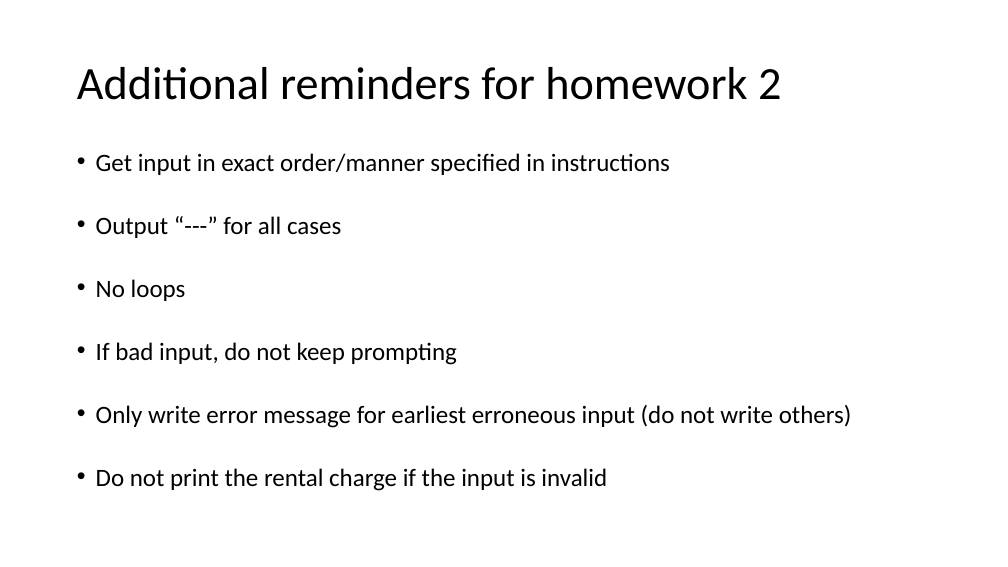
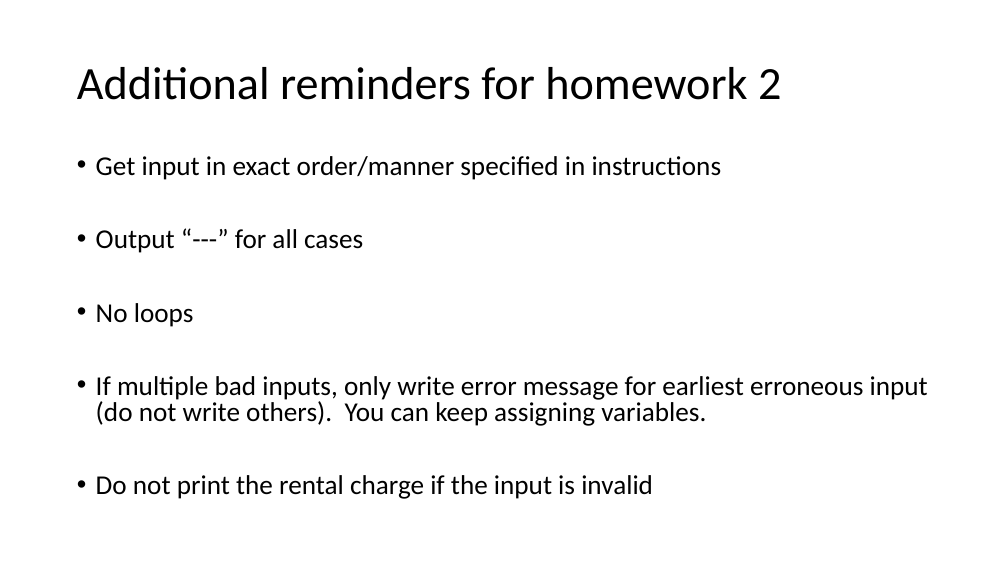
Before and after one commit to jzou1115/CS31_code, a slide deck: slide 15 of week2/week2_JZ.pptx (slide 14 before the commit). Drawn at 1008x567 pixels with LibreOffice and Linux fonts; fonts in the diff are those of the drawing. Boxes give left, top, right and bottom in pixels: in the first picture for what was removed or moved away, otherwise in the second. Text is boxed around its words. In the diff, an @@ line names an element or a change of style, - is before the commit and + after.

Commit message:
added juice, forLoops

```diff
--- a/week2/week2_JZ.pptx
+++ b/week2/week2_JZ.pptx
@@ text at bbox=[96, 156, 722, 499]: size 23.8 to 25.9 pt in "Get input in exact order/manner specified in ...", "Output “---” for all cases", "No loops", "Do not print the rental charge if ..."; line spacing 0.7 to 0.8 @@
@@ text at bbox=[96, 376, 928, 426]: text changed; size 23.8 to 25.9 pt @@
-• If bad input, do not keep prompting
-• Only write error message for earliest erroneous input (do not write others)
+• If multiple bad inputs, only write error message for earliest erroneous input (do not write others). You can keep assigning variables.
```
Also in this commit, not shown: 1 other slide changed, 1 slide added, 5 other files.
